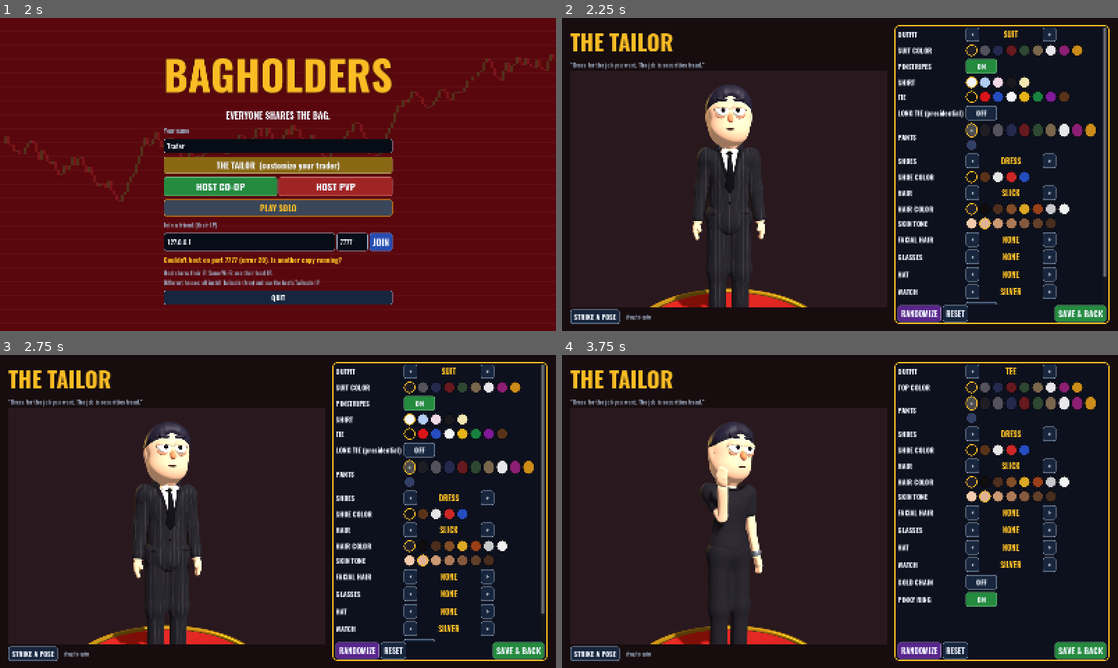
Above: before the commit, frames 1-4 (two rows, left to right).
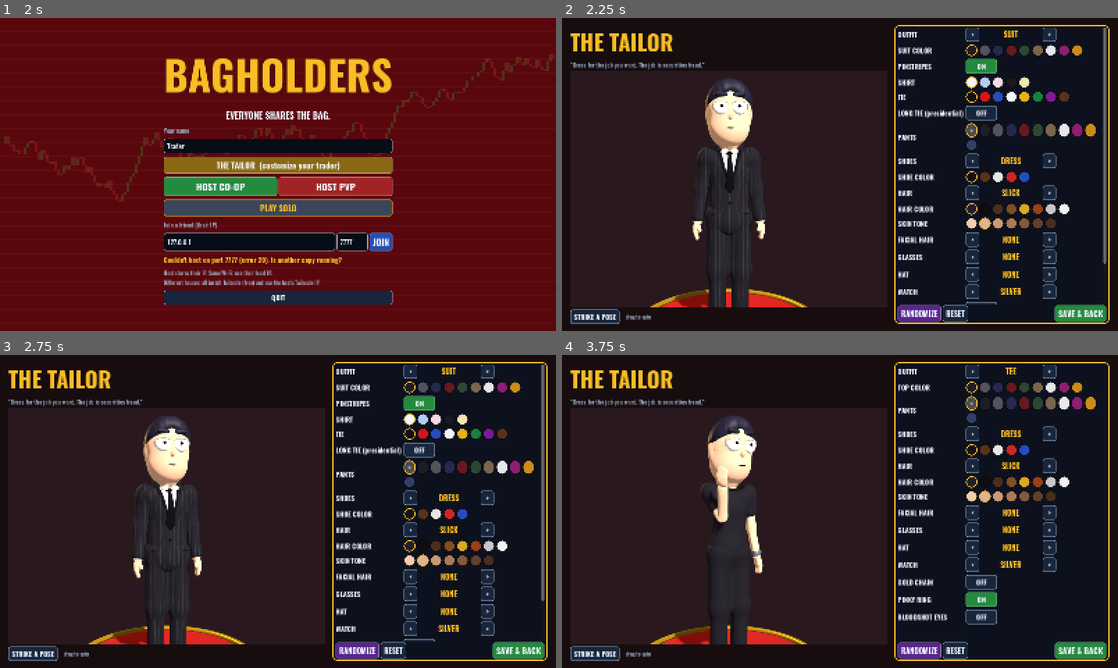
Above: after the commit, the same moments.

Repository: pbelfand-dot/Stock-multiplay-game
Game: Godot game, scene res://scenes/main.tscn
Same seed, same stepped clock (60 frames per second), same inputs: the game is played once before the commit and once after it.
Inputs:
- Up to frame 1 (2 s): click "PLAY SOLO" at 0.5 s; click "PLAY SOLO" at 1.25 s
- Up to frame 2 (2.25 s): click "THE TAILOR (customize your tr…" at 2 s
- Up to frame 3 (2.75 s): no input
- Up to frame 4 (3.75 s): click "STRIKE A POSE" at 2.75 s; click "<" at 3.5 s

Frame 1 is identical in both runs. In frame 2, 0.7% of the frame differs, in the area x 25-98%, y 19-83%; in frame 3, 0.7%; in frame 4, 1.1%, in the area x 26-79%, y 19-87%.

Commit message:
Schedule I-style character pass
- Taller bean heads (head group stretched in z), bigger round eyes with
  small centered pupils, no eye bags, small skin-toned nose, thin mouth,
  thick straight brows; eyes pre-squashed so they stay round
- Tight 'circle beard' goatee and a trimmer mustache that hug the face
- New hats: POLICE ball cap, bowler, bucket; police vest over the cop
  shirt with POLICE printed front and back; cops now blue-shirted
- Bloodshot red-veined eyes: look option (Tailor toggle), on for Tony
  and Roaring Kitteh, and live for any player smoking or on powder
- Tailor: new hats get the hat color picker; bloodshot toggle

Co-Authored-By: Claude Opus 5.5 <noreply@anthropic.com>
Claude-Session: https://claude.ai/code/session_01P5w51VnpNtQik16NpzJb4x

Diff:
--- a/scripts/art/character.gd
+++ b/scripts/art/character.gd
@@ -22,7 +22,7 @@
 	"hair_style": ["slick", "swept", "swoop", "short", "buzz", "messy", "afro", "long", "bald"],
 	"beard": ["none", "mustache", "goatee", "full", "stubble"],
 	"glasses": ["none", "shades", "specs"],
-	"hat": ["none", "headset", "headband", "beanie", "cap", "cop"],
+	"hat": ["none", "headset", "headband", "beanie", "cap", "cop", "police", "bowler", "bucket"],
 	"shoe_style": ["dress", "sneaker"],
 	"watch": ["silver", "gold", "none"],
 }
@@ -51,13 +51,15 @@
 	"pants": null, "shoes": Color(0.07, 0.07, 0.08), "shoe_style": "dress",
 	"beard": "none", "glasses": "none", "watch": "silver", "ring": true,
 	"chain": false, "hat": "none", "hat_color": Color(0.85, 0.1, 0.12), "brows": null,
+	"bloodshot": false,
 }
 
 const PRESETS := {
 	"trader": {},
-	"cop": {"outfit": "cop", "suit": Color(0.15, 0.16, 0.27), "pants": Color(0.11, 0.11, 0.19), "pinstripe": false,
-		"hat": "cop", "beard": "mustache", "hair": Color(0.2, 0.13, 0.08), "hair_style": "short", "watch": "none", "ring": false},
-	"dealer": {"suit": Color(0.1, 0.1, 0.12), "hair": Color(0.08, 0.08, 0.12), "watch": "gold"},
+	"cop": {"outfit": "cop", "suit": Color(0.2, 0.36, 0.78), "pants": Color(0.16, 0.26, 0.62), "pinstripe": false,
+		"hat": "police", "beard": "goatee", "hair": Color(0.62, 0.28, 0.1), "hair_style": "short", "watch": "none", "ring": false},
+	"dealer": {"suit": Color(0.1, 0.1, 0.12), "hair": Color(0.08, 0.08, 0.12), "watch": "gold", "bloodshot": true,
+		"hat": "bowler", "hat_color": Color(0.12, 0.1, 0.09), "beard": "goatee"},
 	"flex": {"suit": Color(0.33, 0.32, 0.36), "hair": Color(0.3, 0.18, 0.12), "hair_style": "swept",
 		"glasses": "shades", "watch": "gold"},
 	"beard": {"suit": Color(0.1, 0.1, 0.12), "beard": "goatee", "hair": Color(0.12, 0.1, 0.1), "pinstripe": false},
@@ -70,7 +72,7 @@
 		"chain": true, "hair": Color(0.03, 0.03, 0.05), "hair_style": "messy", "glasses": "shades",
 		"skin": Color(0.88, 0.72, 0.58), "watch": "gold", "shoe_style": "sneaker", "shoes": Color(0.1, 0.1, 0.1)},
 	"kitteh": {"outfit": "tee", "suit": Color(0.25, 0.32, 0.22), "pants": Color(0.25, 0.28, 0.35),
-		"hat": "headband", "hat_color": Color(0.9, 0.1, 0.12), "hair": Color(0.45, 0.28, 0.14),
+		"hat": "headband", "hat_color": Color(0.9, 0.1, 0.12), "hair": Color(0.45, 0.28, 0.14), "bloodshot": true,
 		"hair_style": "long", "beard": "stubble", "shoe_style": "sneaker", "shoes": Color(0.8, 0.2, 0.2)},
 	"crammer": {"outfit": "shirt", "suit": Color(0.95, 0.95, 0.96), "pants": Color(0.2, 0.2, 0.25),
 		"tie": Color(0.8, 0.1, 0.12), "hair_style": "bald", "hair": Color(0.7, 0.7, 0.72), "glasses": "specs"},
@@ -97,7 +99,13 @@
 var pose := "idle"        # idle | aim | sit | type | type_stand | smoke | hold | dive | placard | cheer | cuffed
 var move_speed := 0.0
 var talking := false
-var eyes_open := 0.6
+var eyes_open := 0.82
+## Red-veined eyes (stoned look). Set by looks ("bloodshot") or live by gameplay.
+var bloodshot := false:
+	set(v):
+		if v != bloodshot:
+			bloodshot = v
+			_apply_eyes()
 
 var j := {}               # attachment points: spine, head (aligned to character axes)
 var prop_right: Node3D
@@ -168,7 +176,7 @@
 		"skin": pick.call(SKIN_TONES),
 		"beard": pick.call(["none", "none", "mustache", "goatee", "full", "stubble"]),
 		"glasses": pick.call(["none", "none", "shades", "specs"]),
-		"hat": pick.call(["none", "none", "none", "headset", "beanie", "cap", "headband"]),
+		"hat": pick.call(["none", "none", "none", "headset", "beanie", "cap", "headband", "bowler", "bucket"]),
 		"hat_color": pick.call(ACCENT_COLORS),
 		"watch": pick.call(OPTIONS.watch), "chain": rng.randf() < 0.25,
 	}
@@ -256,6 +264,69 @@
 	prop_left = _aligned_attachment("Hand_L", _bone_pos("Hand_L") + Vector3(0.012, -0.075, -0.012), "GripL")
 	j["spine"] = _aligned_attachment("Spine", Vector3(0, 0.93, 0), "SpineAnchor")
 	j["head"] = _aligned_attachment("Head", _bone_pos("Head"), "HeadAnchor")
+	bloodshot = bool(_g("bloodshot")) or bloodshot
+	_apply_eyes()
+	# POLICE lettering on the cap and the vest (front + back), Schedule I style
+	if _g("hat") == "police":
+		_print_on(j["head"], "POLICE", Vector3(0, 0.352, -0.238), Vector3(-0.39, PI, 0), Color(1.0, 0.85, 0.2), 0.0011)
+	if _g("outfit") == "cop":
+		_print_on(j["spine"], "POLICE", Vector3(0, 0.37, -0.154), Vector3(0, PI, 0), Color(0.97, 0.97, 0.97), 0.0028)
+		_print_on(j["spine"], "POLICE", Vector3(0, 0.38, 0.165), Vector3.ZERO, Color(0.97, 0.97, 0.97), 0.0032)
+
+
+func _print_on(anchor: Node3D, text: String, pos: Vector3, rot: Vector3, color: Color, px: float) -> void:
+	var l := Label3D.new()
+	l.text = text
+	l.font_size = 48
+	l.pixel_size = px
+	l.modulate = color
+	l.outline_size = 0
+	l.position = pos
+	l.rotation = rot
+	l.double_sided = false
+	var f = load("res://assets/fonts/Oswald-Bold.woff2")
+	if f:
+		l.font = f
+	anchor.add_child(l)
+
+
+## White eyeballs, or red-veined ones for the stoned look. Pupils stay black
+## because the vertex colors multiply the texture.
+static func _eye_material(veins: bool) -> StandardMaterial3D:
+	var key := "eyes_%s" % veins
+	if _mats.has(key):
+		return _mats[key]
+	var m := material(Color.WHITE, "fixed").duplicate()
+	if veins:
+		var n := 128
+		var img := Image.create(n, n, true, Image.FORMAT_RGB8)
+		img.fill(Color(0.98, 0.9, 0.88))
+		var r := RandomNumberGenerator.new()
+		r.seed = 99
+		for i in 26:
+			var p := Vector2(r.randf() * n, r.randf() * n)
+			var dir := Vector2.from_angle(r.randf() * TAU)
+			for step in 40:
+				dir = dir.rotated(r.randf_range(-0.5, 0.5))
+				p = (p + dir * 1.2).posmodv(Vector2(n, n))
+				var c := Color(0.85, 0.12, 0.12).lerp(Color(0.98, 0.6, 0.6), step / 40.0)
+				img.set_pixelv(Vector2i(p), c)
+				img.set_pixelv(Vector2i((p + Vector2(1, 0)).posmodv(Vector2(n, n))), c)
+		img.generate_mipmaps()
+		m.albedo_texture = ImageTexture.create_from_image(img)
+		m.uv1_triplanar = true
+		m.uv1_scale = Vector3.ONE * 9.0
+		m.texture_filter = BaseMaterial3D.TEXTURE_FILTER_LINEAR_WITH_MIPMAPS
+	_mats[key] = m
+	return m
+
+
+func _apply_eyes() -> void:
+	if skel == null:
+		return
+	var eyes := find_child("Eyes", true, false) as MeshInstance3D
+	if eyes:
+		eyes.material_override = _eye_material(bloodshot)
 
 
 func _bone_pos(bone: String) -> Vector3:
@@ -287,7 +358,7 @@
 	var fixed_m := material(Color.WHITE, "fixed")
 	var w := {
 		"Body": skin_m, "Skull": skin_m, "Lids": skin_m, "Hands": skin_m,
-		"Eyes": fixed_m, "Mouth": fixed_m,
+		"Eyes": _eye_material(bool(_g("bloodshot"))), "Mouth": fixed_m,
 		"Brows": material(_g("brows") if _g("brows") != null else hair.darkened(0.15), "hair"),
 		"Pants": material(pants, "cloth", stripes),
 	}
@@ -309,13 +380,14 @@
 		"cop":
 			w["Top_cop"] = top_m
 			w["Gear_cop"] = fixed_m
+			w["Vest_cop"] = fixed_m
 		"hoodie":
 			w["Top_hoodie"] = top_m
 		"tee":
 			w["Top_tee"] = top_m
 	var hs: String = _g("hair_style")
 	# hats squash big hair: swap in a short cut underneath
-	if _g("hat") in ["beanie", "cap", "cop"] and hs in ["afro", "messy", "swoop", "slick", "swept"]:
+	if _g("hat") in ["beanie", "cap", "cop", "police", "bowler", "bucket"] and hs in ["afro", "messy", "swoop", "slick", "swept", "long"]:
 		hs = "short"
 	if hs != "none":
 		w["Hair_" + hs] = hair_m
@@ -327,7 +399,7 @@
 	if _g("glasses") != "none":
 		w["Glasses_" + _g("glasses")] = fixed_m
 	var hat: String = _g("hat")
-	if hat in ["cop", "headset"]:
+	if hat in ["cop", "headset", "police"]:
 		w["Hat_" + hat] = fixed_m
 	elif hat != "none":
 		w["Hat_" + hat] = material(_g("hat_color"), "cloth")
--- a/scripts/player/player.gd
+++ b/scripts/player/player.gd
@@ -273,6 +273,7 @@
 	var gun_on: bool = m != null and m.effect_left(peer_id, "moneygun") > 0.0
 	var holding_ball: bool = world != null and world.ball != null and world.ball.holder == peer_id
 	held_cigar.visible = cigar_on and not gun_on
+	model.bloodshot = bool(look.get("bloodshot", false)) or cigar_on or (m != null and m.effect_left(peer_id, "powder") > 0.0)
 	held_gun.visible = gun_on
 	if smoke.emitting != cigar_on:
 		smoke.emitting = cigar_on
--- a/scripts/ui/tailor.gd
+++ b/scripts/ui/tailor.gd
@@ -198,11 +198,12 @@
 	_cycle("beard")
 	_cycle("glasses")
 	_cycle("hat")
-	if look.hat in ["headband", "beanie", "cap"]:
+	if look.hat in ["headband", "beanie", "cap", "bowler", "bucket"]:
 		_swatches("HAT COLOR", "hat_color", Character.ACCENT_COLORS)
 	_cycle("watch")
 	_toggle("GOLD CHAIN", "chain")
 	_toggle("PINKY RING", "ring")
+	_toggle("BLOODSHOT EYES", "bloodshot")
 
 
 func _row(title: String) -> HBoxContainer:
Binary file changed: assets/characters/character_kit.glb
Not shown, changed: tools/blender/build_characters.py
